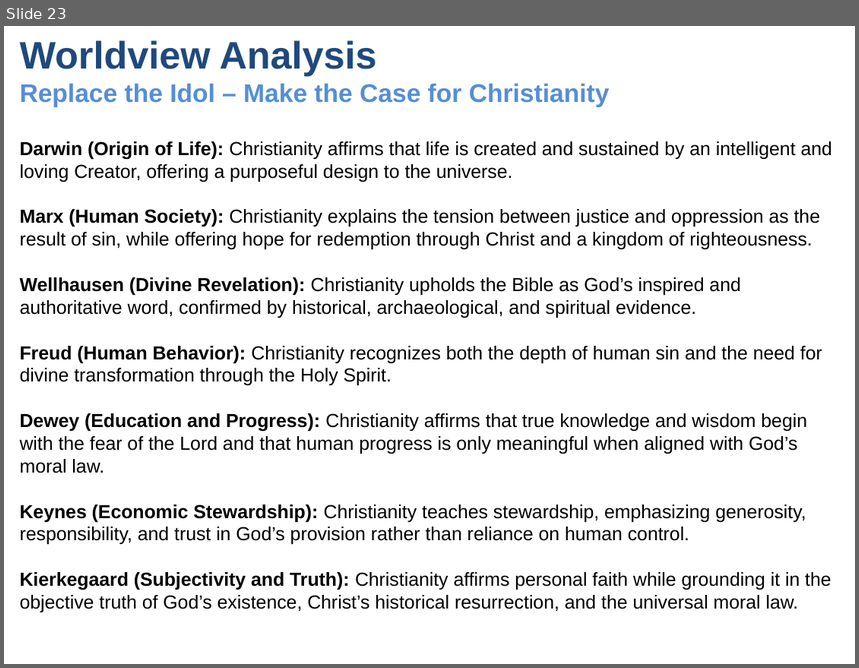
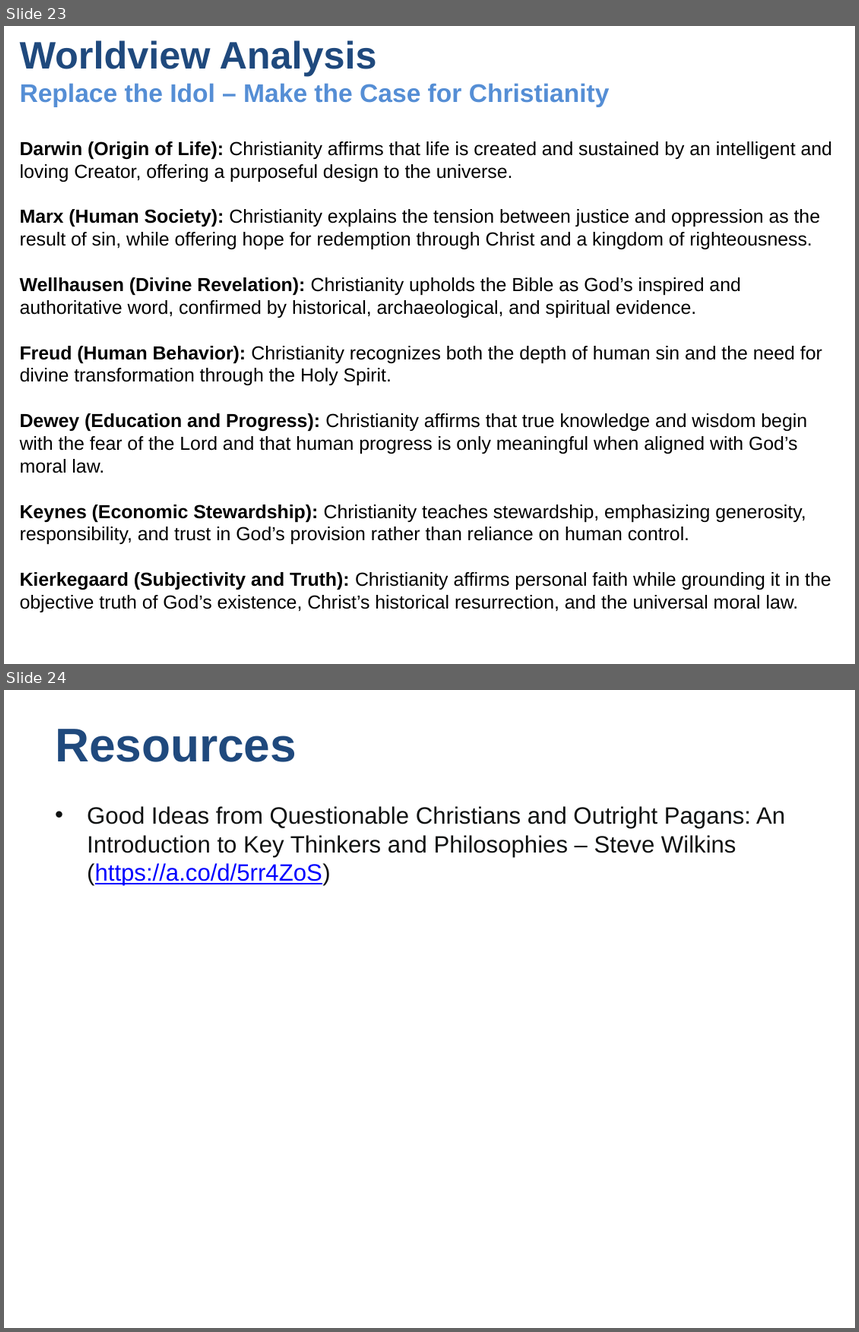
Before and after one commit to UsefulEngines/EvangelismPublic, a slide deck: 2024-Q4/2024-11-17/2024-11-17-Psalms.pptx. Shown one above the other, each under a label of ours: slide 23 before the commit, slides 23 and 24 after it. The pictures are 859x668 and 859x1332 pixels, drawn with LibreOffice and Linux fonts; fonts in the diff are those of the drawing. Boxes give left, top, right and bottom in pixels: in the first picture for what was removed or moved away, otherwise in the second. Text is boxed around its words. In the diff, an @@ line names an element or a change of style, - is before the commit and + after.

```diff
--- a/2024-Q4/2024-11-17/2024-11-17-Psalms.pptx
+++ b/2024-Q4/2024-11-17/2024-11-17-Psalms.pptx
@@ slide 24 added at [4,690,855,1328], background #FFFFFF @@
@@ title added at [55,729,297,762], 40 pt, text #1F497D, bold @@
+Resources
@@ text added at [87,806,785,885], 20 pt, text #0F1111 @@
+• Good Ideas from Questionable Christians and Outright Pagans: An Introduction to Key Thinkers and Philosophies – Steve Wilkins (https://a.co/d/5rr4ZoS)
```
Also in this commit, not shown: 2 slides changed, 1 other file.
